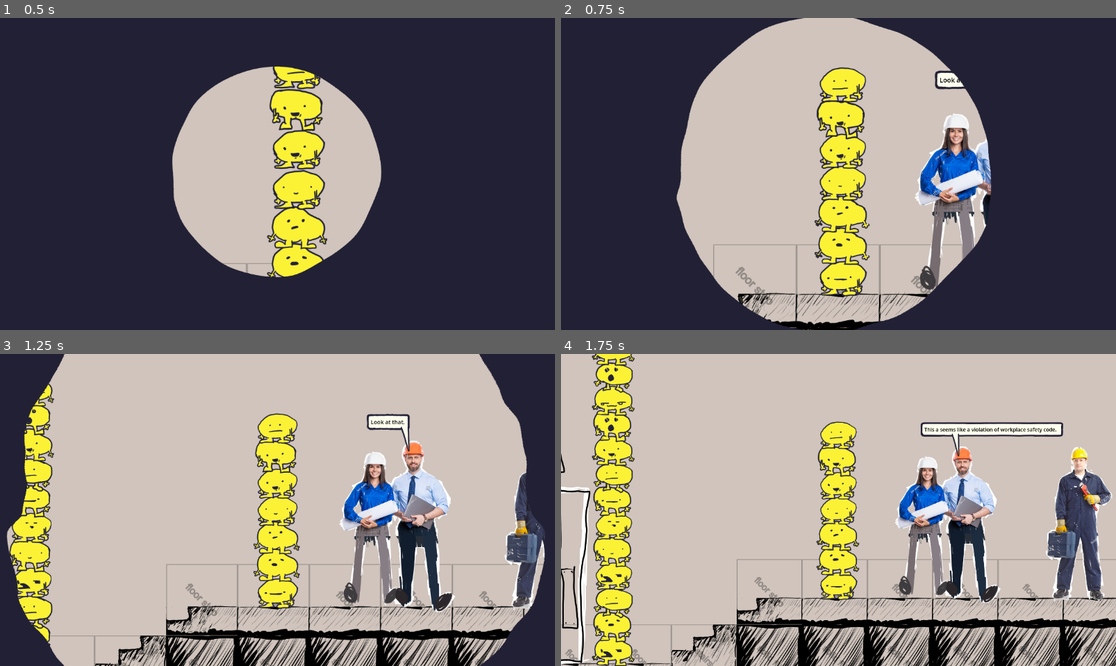
Above: before the commit, frames 1-4 (two rows, left to right).
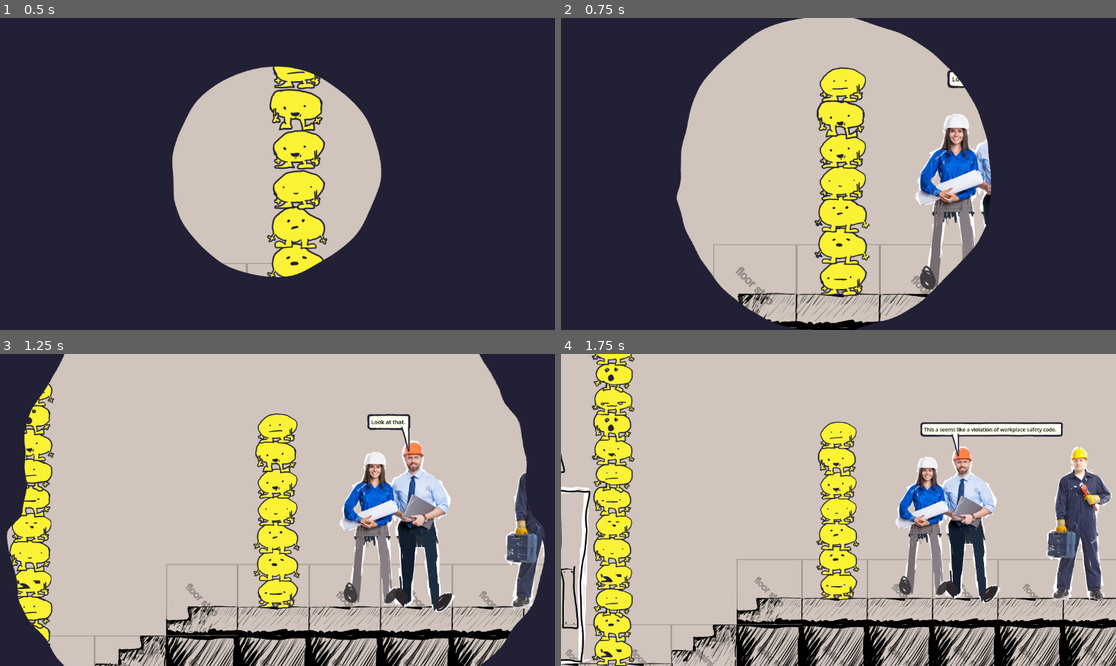
Above: after the commit, the same moments.

Repository: JCoMcL/gourt-game
Game: Godot game, scene res://level/level-container.tscn
Same seed, same stepped clock (60 frames per second), same inputs: the game is played once before the commit and once after it.
Inputs (mouse positions are in pixels of both pictures, inside the frame that each line leads up to):
- Up to frame 1 (0.5 s): no input
- Up to frame 2 (0.75 s): drag from (1016, 214) to (894, 105) at 0.52 s
- Up to frame 3 (1.25 s): no input
- Up to frame 4 (1.75 s): drag from (1099, 525) to (810, 572) at 1.27 s

Frame 1 is identical in both runs. In frame 2, 0.2% of the frame differs, in the area x 67-73%, y 16-23%; in frame 3, 0.1%; in frame 4, 0.2%, in the area x 64-91%, y 22-33%.

Commit message:
fix speech bubble by removing the code that was broken

Diff:
--- a/ui/speech_bubble/speech_bubble.gd
+++ b/ui/speech_bubble/speech_bubble.gd
@@ -10,15 +10,18 @@
 			update_size()
 
 @export var speaker: Node2D
+@export_range(0.0, 1.0) var position_goal_strength = 0.7
 @export_tool_button("Step", "Play") var f = anneal_position
 @export var debug_overlays = false
 @export var auto_expire = false:
 	set(value):
 		auto_expire = value
 		if auto_expire:
-			on_done_showing.connect(queue_free)
+			if not on_done_showing.is_connected(queue_free):
+				on_done_showing.connect(queue_free)
 		elif on_done_showing.is_connected(queue_free):
 			on_done_showing.disconnect(queue_free)
+
 
 @onready var label = $Label
 @onready var timer = $Timer
@@ -115,7 +118,7 @@
 var position_goals = [
 	Position_Goal.new(antigravity ,1),
 	#Position_Goal.new(near_speaker ,1),
-	Position_Goal.new(on_screen ,50),
+	Position_Goal.new(on_screen ,30),
 	Position_Goal.new(keep_ideal_tail_length ,1)
 	# optimal tail length
 	# away from other actors
@@ -136,16 +139,9 @@
 	if total_weight != 0:
 		target_offset /= total_weight
 
-	velocity += Yute.snap_force(
-		velocity,
-		target_offset,
-		delta,
-		300,
-		0.2
-	)
-	position += velocity * delta
+	position += target_offset * position_goal_strength
 
-func anneal_position(iterations: int = 1, delta=0.5):
+func anneal_position(iterations: int = 1, delta=0.1):
 	for i in range(iterations):
 		update_position(delta)
 
